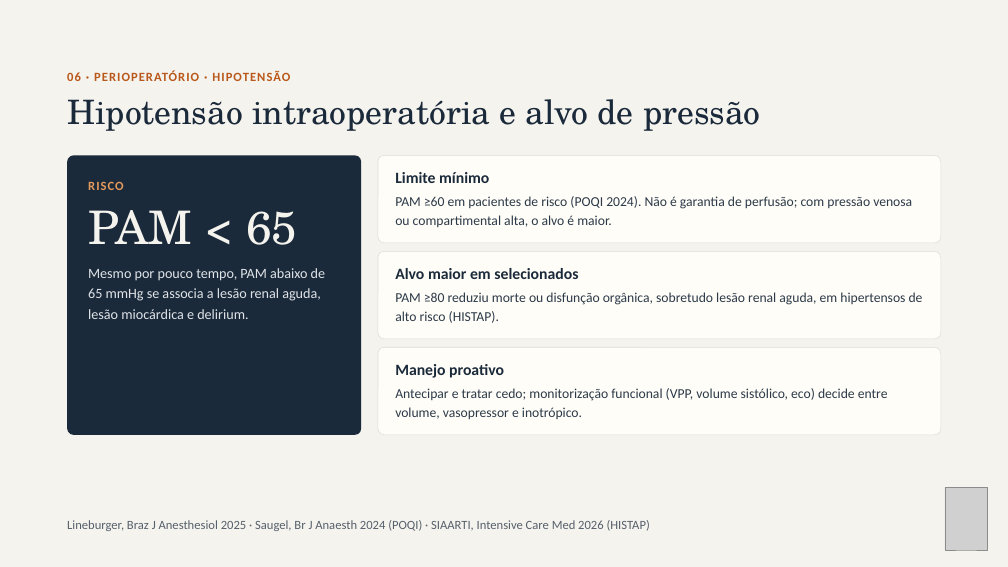
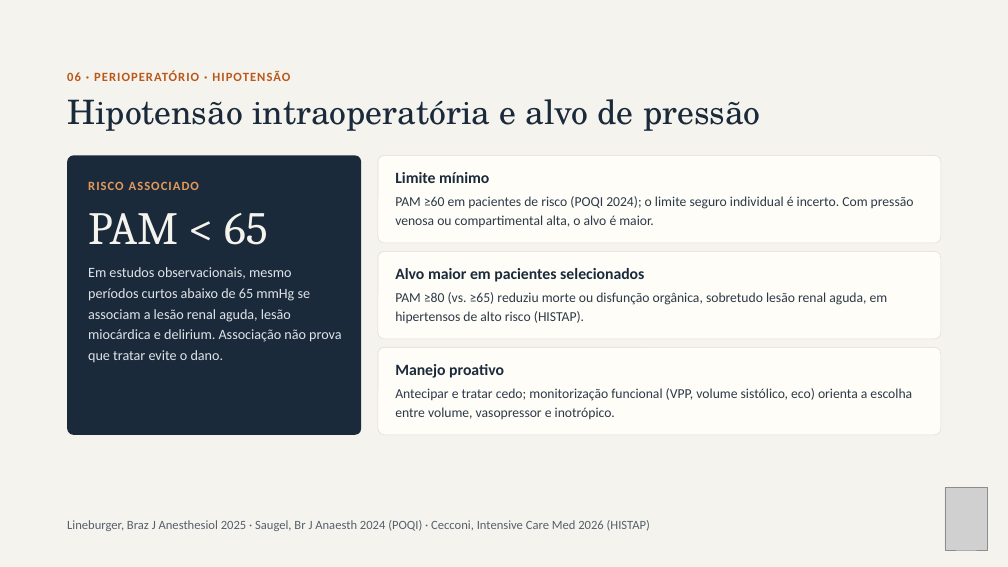
Before and after one commit to brunomoraesdubois-bit/Bruno, a slide deck: slide 17 of apresentacao/Aminas_Vasoativas.pptx (slide 15 before the commit). Drawn at 1008x567 pixels with LibreOffice and Linux fonts; fonts in the diff are those of the drawing; grey boxes stand for pictures. Boxes give left, top, right and bottom in pixels: in the first picture for what was removed or moved away, otherwise in the second. Text is boxed around its words. In the diff, an @@ line names an element or a change of style, - is before the commit and + after.

```diff
--- a/apresentacao/Aminas_Vasoativas.pptx
+++ b/apresentacao/Aminas_Vasoativas.pptx
@@ text "PAM < 65" at [88,213,268,245]: font TeX Gyre Schola to Cambria @@
@@ text at [88,181,199,190]: text changed @@
-RISCO
+RISCO ASSOCIADO
@@ text at [395,196,914,227]: text changed @@
-PAM ≥60 em pacientes de risco (POQI 2024). Não é garantia de perfusão; com pressão venosa ou compartimental alta, o alvo é maior.
+PAM ≥60 em pacientes de risco (POQI 2024); o limite seguro individual é incerto. Com pressão venosa ou compartimental alta, o alvo é maior.
@@ text at [88,267,341,363]: text changed @@
-Mesmo por pouco tempo, PAM abaixo de 65 mmHg se associa a lesão renal aguda, lesão miocárdica e delirium.
+Em estudos observacionais, mesmo períodos curtos abaixo de 65 mmHg se associam a lesão renal aguda, lesão miocárdica e delirium. Associação não prova que tratar evite o dano.
@@ text at [395,268,644,282]: text changed @@
-Alvo maior em selecionados
+Alvo maior em pacientes selecionados
@@ text at [395,292,888,323]: text changed @@
-PAM ≥80 reduziu morte ou disfunção orgânica, sobretudo lesão renal aguda, em hipertensos de alto risco (HISTAP).
+PAM ≥80 (vs. ≥65) reduziu morte ou disfunção orgânica, sobretudo lesão renal aguda, em hipertensos de alto risco (HISTAP).
@@ text at [395,388,912,419]: text changed @@
-Antecipar e tratar cedo; monitorização funcional (VPP, volume sistólico, eco) decide entre volume, vasopressor e inotrópico.
+Antecipar e tratar cedo; monitorização funcional (VPP, volume sistólico, eco) orienta a escolha entre volume, vasopressor e inotrópico.
@@ text at [67,520,650,531]: text changed @@
-Lineburger, Braz J Anesthesiol 2025 · Saugel, Br J Anaesth 2024 (POQI) · SIAARTI, Intensive Care Med 2026 (HISTAP)
+Lineburger, Braz J Anesthesiol 2025 · Saugel, Br J Anaesth 2024 (POQI) · Cecconi, Intensive Care Med 2026 (HISTAP)
```
Also in this commit, not shown: 28 other slides changed, 4 slides added, 37 other files.
